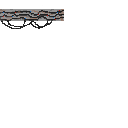
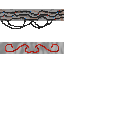
The second 128×128 image is a revision of the first. Changes to its layers:
added layer "MetroDoor" above "LaboDoor" over (0, 42, 64, 54)
